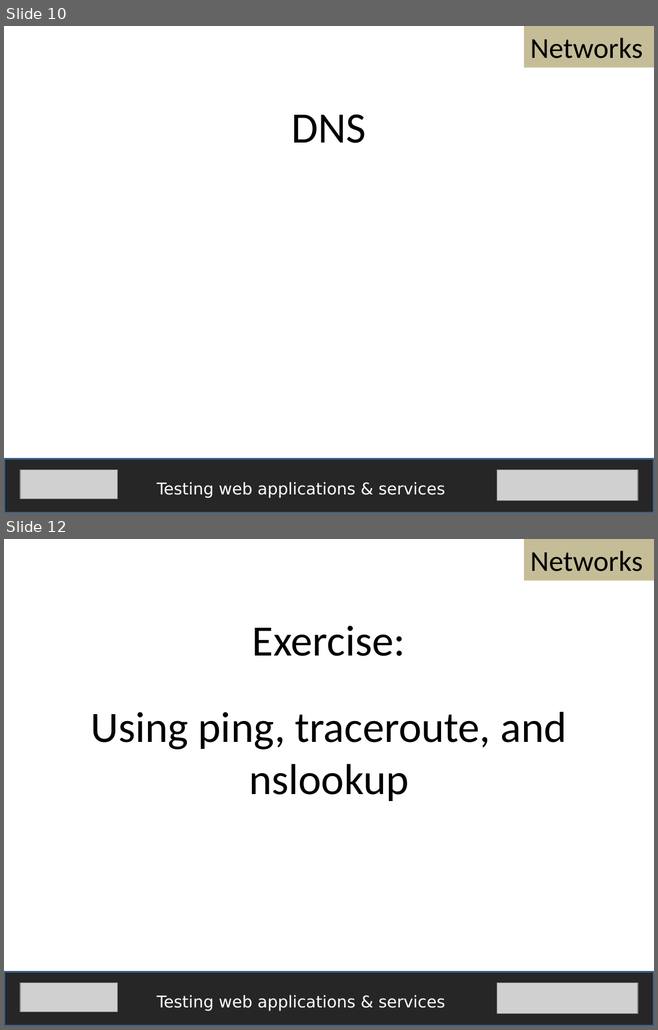
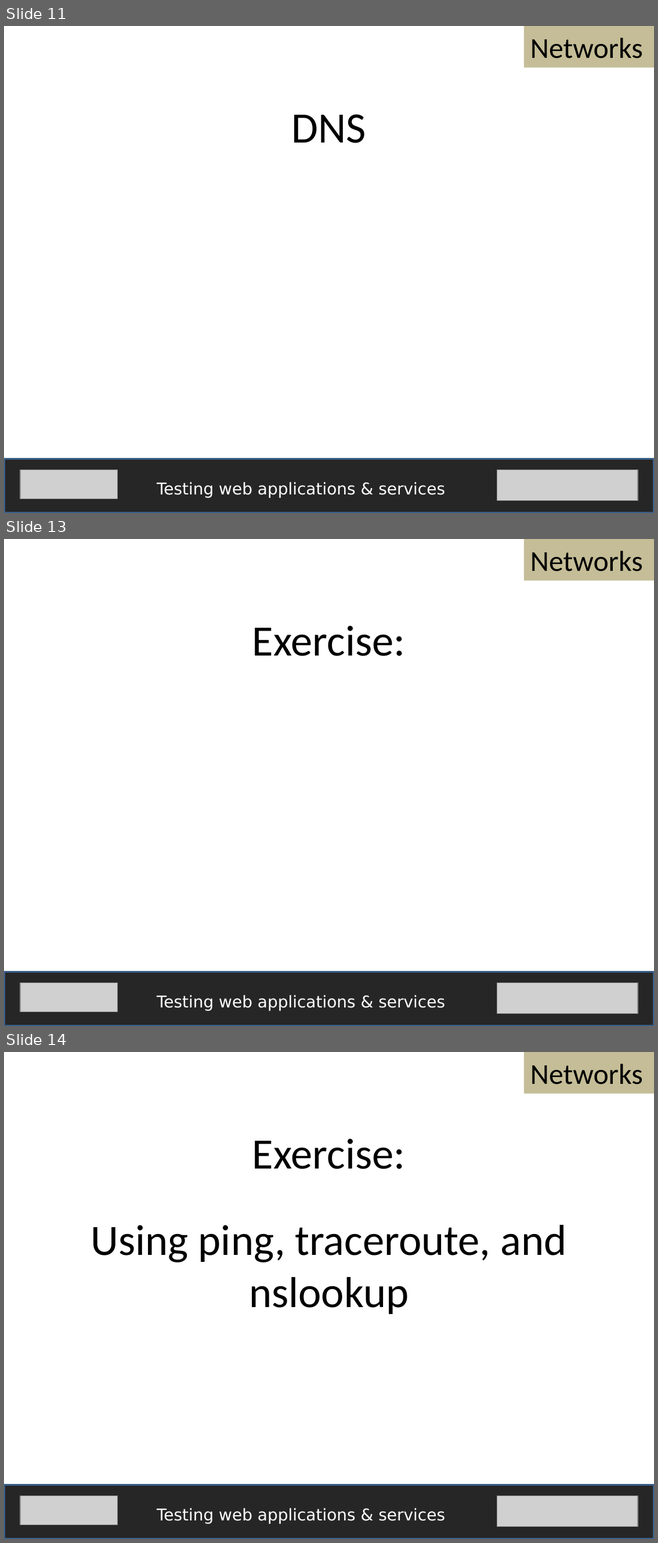
Before and after one commit to fijiaaron/testing-web-apps-and-services, a slide deck: presentations/A technical understanding of the web.pptx. Shown one above the other, each under a label of ours: slides 10 and 12 before the commit, slides 11, 13 and 14 after it; the slides between them are not shown. The pictures are 658x1030 and 658x1543 pixels, drawn with LibreOffice and Linux fonts; fonts in the diff are those of the drawing; grey boxes stand for pictures. Boxes give left, top, right and bottom in pixels: in the first picture for what was removed or moved away, otherwise in the second. Text is boxed around its words. In the diff, an @@ line names an element or a change of style, - is before the commit and + after.

```diff
--- a/presentations/A technical understanding of the web.pptx
+++ b/presentations/A technical understanding of the web.pptx
@@ slide 13 added at (x1=4, y1=539, x2=654, y2=1026), background #FFFFFF @@
@@ rectangle added at (x1=524, y1=539, x2=654, y2=581), fill #C4BD97, 32 pt, text #000000 @@
+Networks
@@ text added at (x1=252, y1=625, x2=405, y2=656), 48 pt, text #000000 @@
+Exercise:
@@ rectangle added at (x1=4, y1=972, x2=654, y2=1026), fill #262626, outline #3A5F8C 2 pt @@
@@ picture added at (x1=20, y1=983, x2=118, y2=1012) @@
@@ picture added at (x1=496, y1=983, x2=637, y2=1013) @@
@@ text added at (x1=157, y1=995, x2=445, y2=1011), 18 pt, text #FFFFFF @@
+Testing web applications & services
@@ what was slide 10 is now slide 11 @@
@@ what was slide 12 is now slide 14 @@
```
Also in this commit, not shown: 4 slides changed, 1 other slide added, 8 other files.
